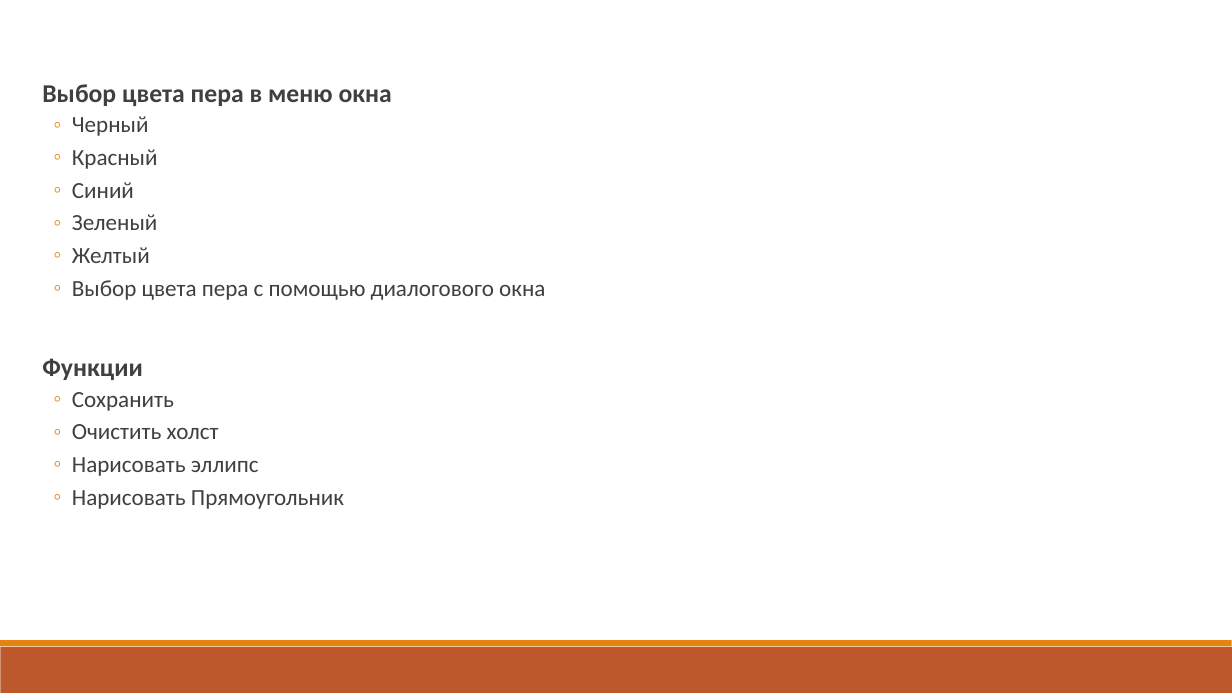
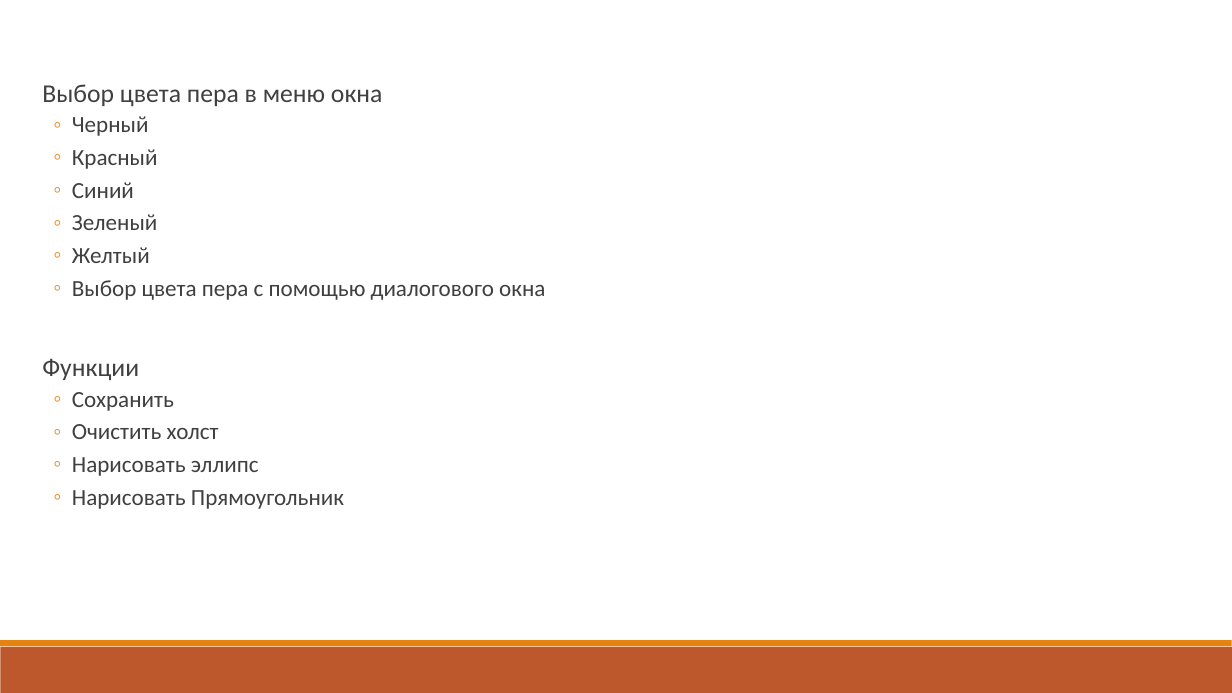
Before and after one commit to Chiplinka/Drawer, a slide deck: slide 4 of DrawerPresentation.pptx. Drawn at 1232x693 pixels with LibreOffice and Linux fonts; fonts in the diff are those of the drawing. Boxes give left, top, right and bottom in pixels: in the first picture for what was removed or moved away, otherwise in the second. Text is boxed around its words. In the diff, an @@ line names an element or a change of style, - is before the commit and + after.

```diff
--- a/DrawerPresentation.pptx
+++ b/DrawerPresentation.pptx
@@ text at (x1=42, y1=84, x2=383, y2=380): bold off in "Выбор цвета пера в меню окна", "Функции" @@
```
Also in this commit, not shown: 3 other slides changed, 1 other file.
